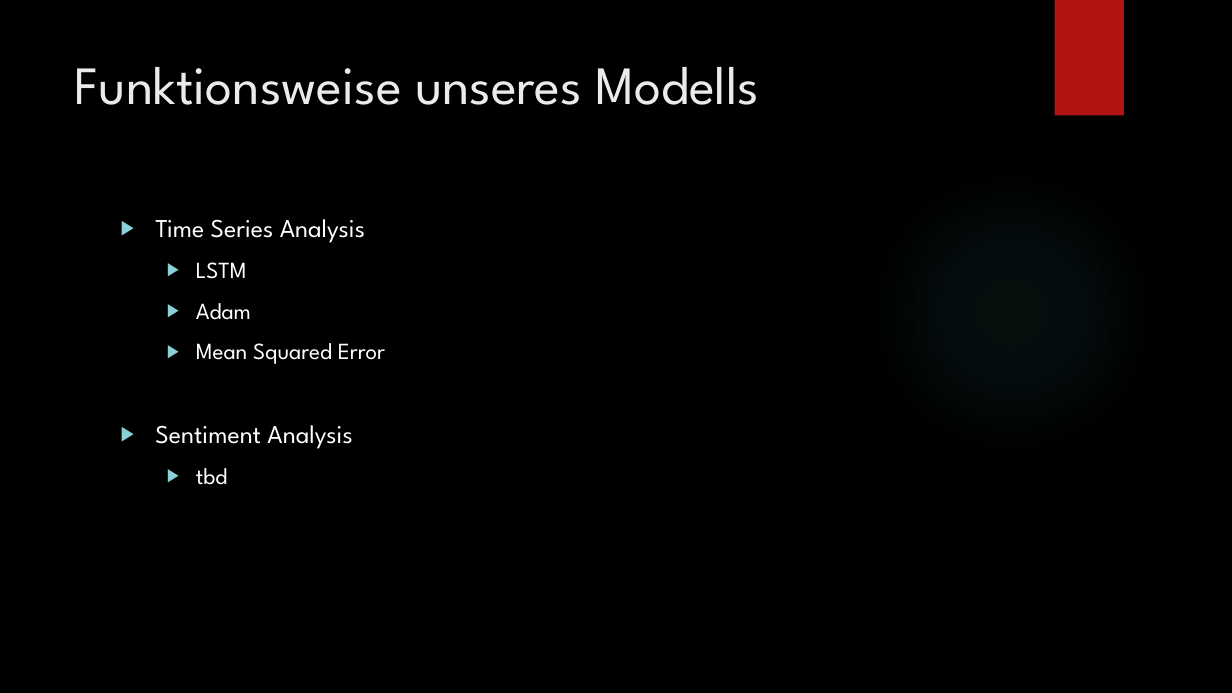
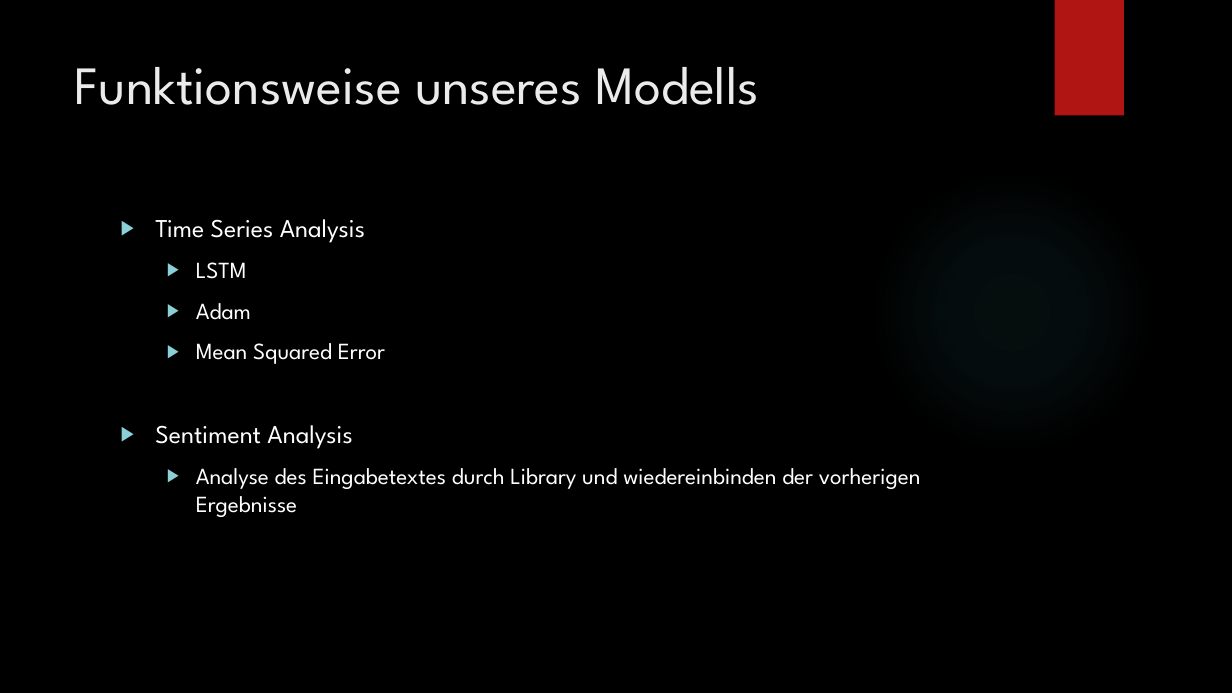
Before and after one commit to lukasbach00/stonktogether, a slide deck: slide 7 of NLP Präsentation.pptx (slide 8 before the commit). Drawn at 1232x693 pixels with LibreOffice and Linux fonts; fonts in the diff are those of the drawing; background and template pictures are left out. Boxes give left, top, right and bottom in pixels: in the first picture for what was removed or moved away, otherwise in the second. Text is boxed around its words. In the diff, an @@ line names an element or a change of style, - is before the commit and + after.

```diff
--- a/NLP Präsentation.pptx
+++ b/NLP Präsentation.pptx
@@ text at [196,468,921,517]: text changed @@
-  ▶ tbd
+  ▶ Analyse des Eingabetextes durch Library und wiedereinbinden der vorherigen Ergebnisse
```
Also in this commit, not shown: 7 other slides changed, 2 slides removed, 1 other file.
